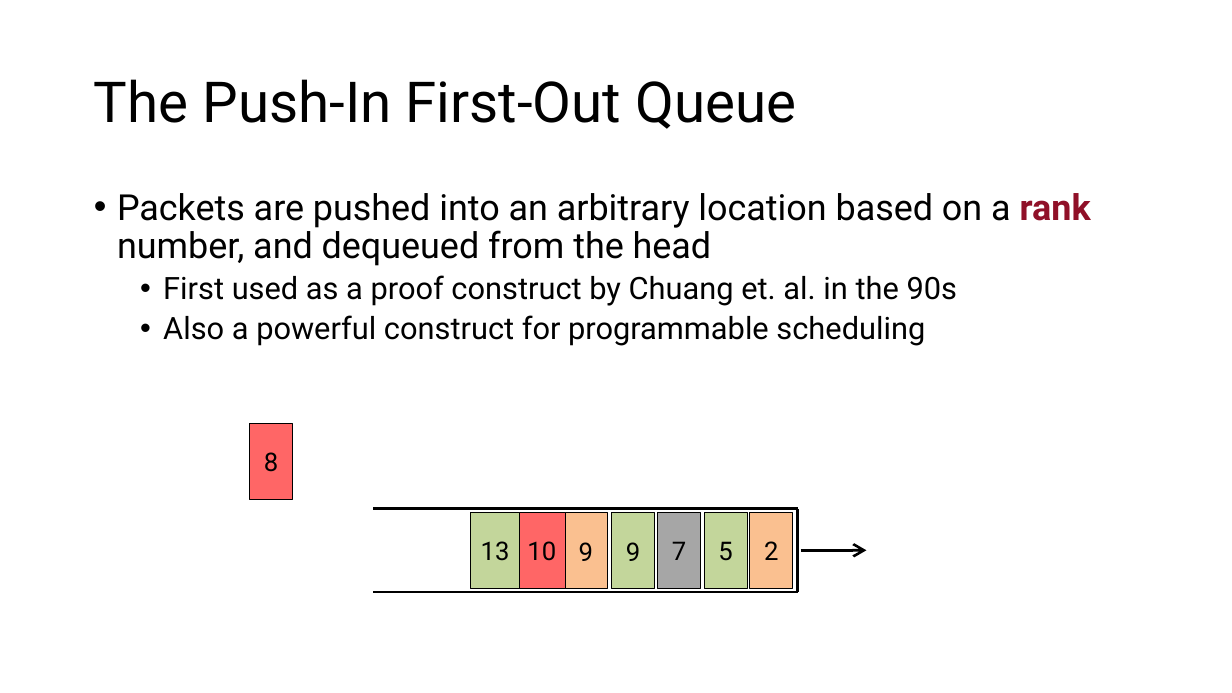
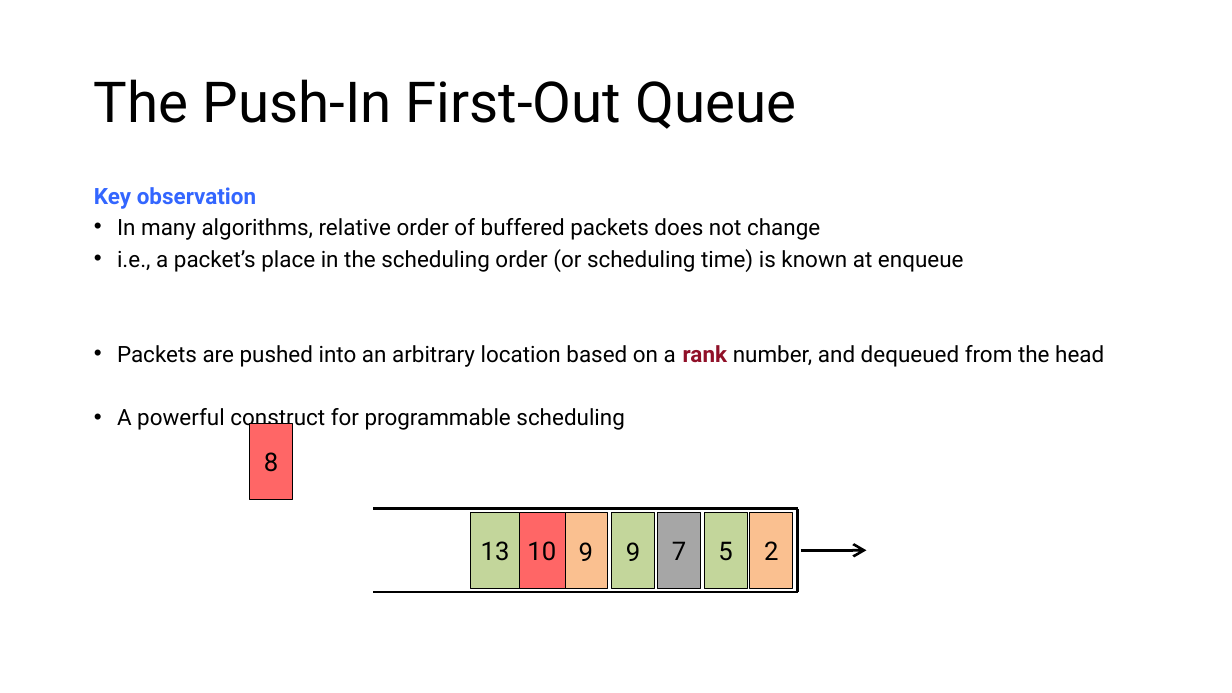
Before and after one commit to anirudhSK/pifo-domino-marple-ppts, a slide deck: slide 7 of pifo_sigcomm.pptx (slide 6 before the commit). Drawn at 1232x693 pixels with LibreOffice and Linux fonts; fonts in the diff are those of the drawing. Boxes give left, top, right and bottom in pixels: in the first picture for what was removed or moved away, otherwise in the second. Text is boxed around its words. In the diff, an @@ line names an element or a change of style, - is before the commit and + after.

```diff
--- a/pifo_sigcomm.pptx
+++ b/pifo_sigcomm.pptx
@@ text at <box>94,187,964,272</box>: paragraphs added @@
+Key observation
+• In many algorithms, relative order of buffered packets does not change
+• i.e., a packet’s place in the scheduling order (or scheduling time) is known at enqueue
@@ text at <box>117,345,1104,367</box>: size 28 to 17.5 pt in "Packets are pushed into an arbitrary location ..."; line spacing 0.9 to 0.7 @@
@@ text at <box>117,408,625,431</box>: text changed; size 24 to 17.5 pt @@
-  • First used as a proof construct by Chuang et. al. in the 90s
-  • Also a powerful construct for programmable scheduling
+• A powerful construct for programmable scheduling
```
Also in this commit, not shown: 7 other slides changed, 2 slides added.
